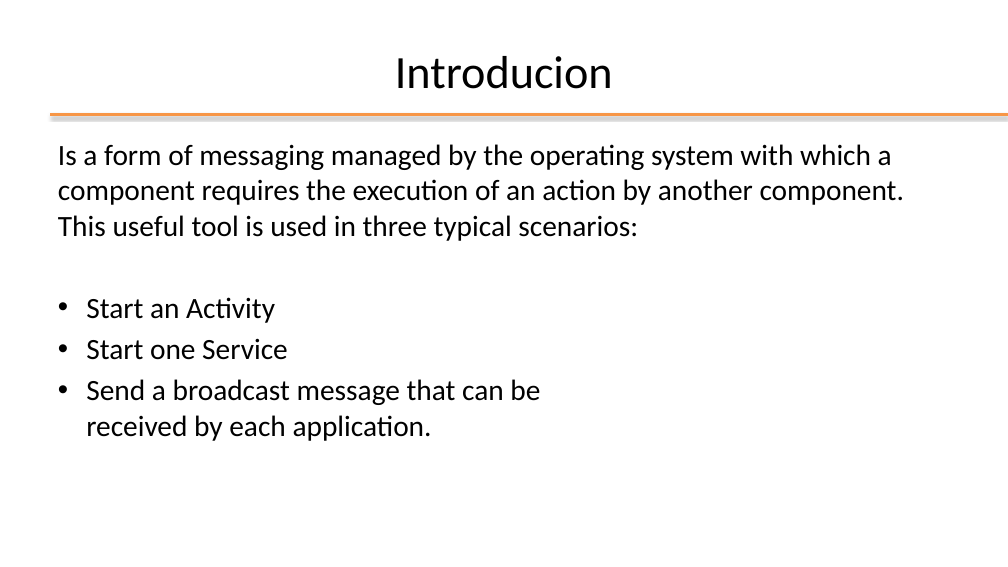
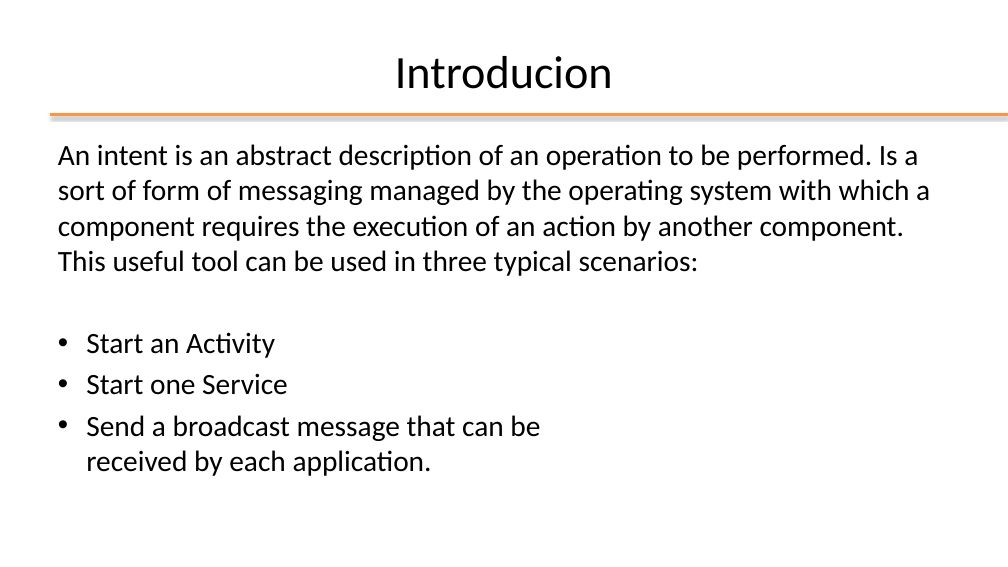
Before and after one commit to StePoli-00/Getting-started-with-Android, a slide deck: slide 19 of Slides/03-Key elements of application.pptx (slide 20 before the commit). Drawn at 1008x567 pixels with LibreOffice and Linux fonts; fonts in the diff are those of the drawing; background and template pictures are left out. Boxes give left, top, right and bottom in pixels: in the first picture for what was removed or moved away, otherwise in the second. Text is boxed around its words. In the diff, an @@ line names an element or a change of style, - is before the commit and + after.

Commit message:
Update 03-Key elements of application.pptx
adding button
click listener
intent example

```diff
--- a/Slides/03-Key elements of application.pptx
+++ b/Slides/03-Key elements of application.pptx
@@ text at (58, 144, 930, 276): text changed @@
-Is a form of messaging managed by the operating system with which a component requires the execution of an action by another component. This useful tool is used in three typical scenarios:
+An intent is an abstract description of an operation to be performed. Is a sort of form of messaging managed by the operating system with which a component requires the execution of an action by another component. This useful tool can be used in three typical scenarios:
```
Also in this commit, not shown: 16 other slides changed, 13 slides added, 2 slides removed.
